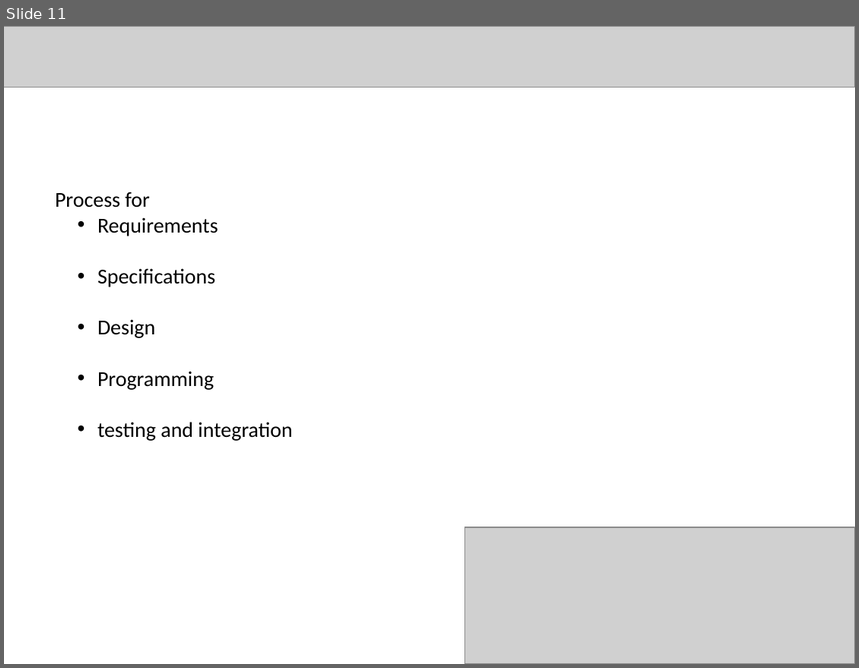
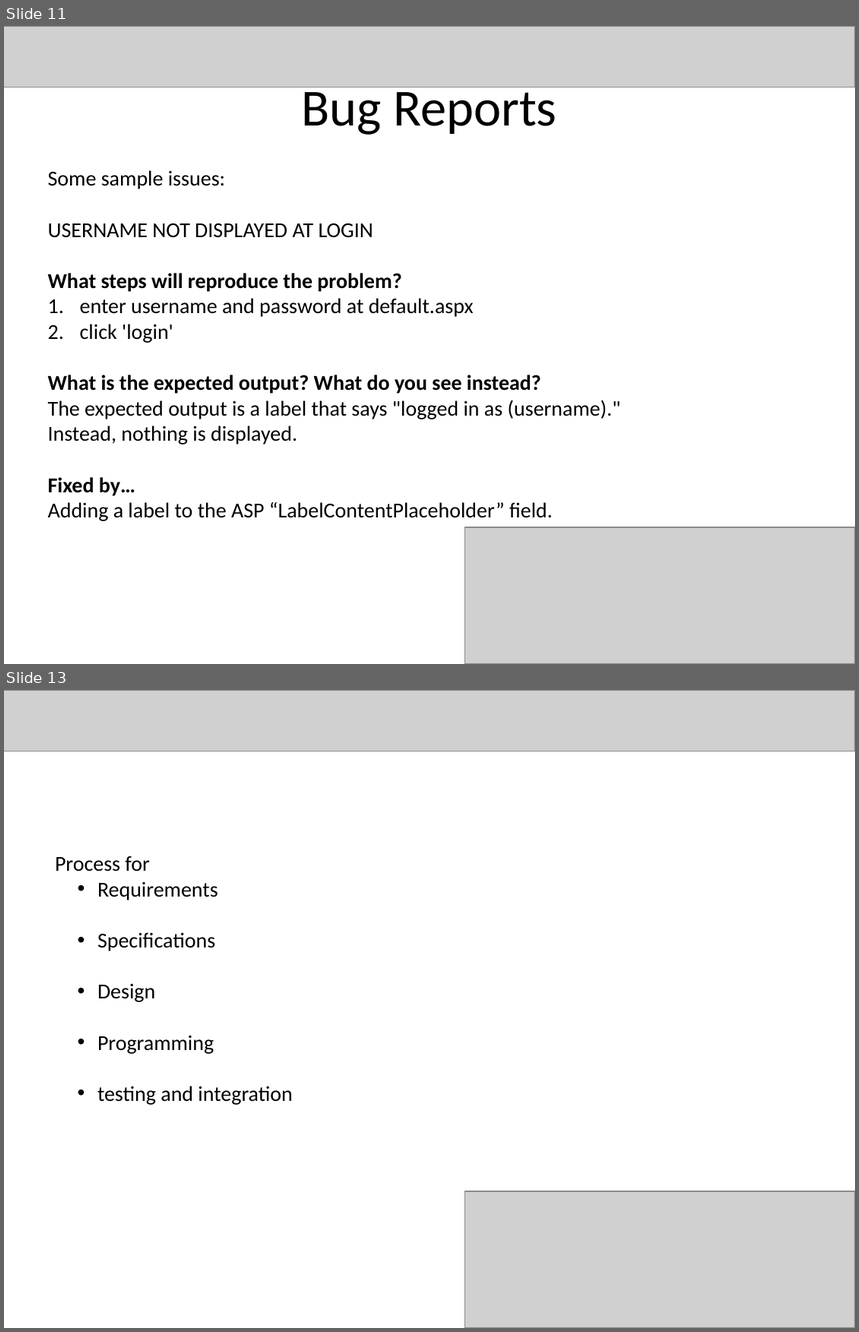
Before and after one commit to bjarratt/csce431-team1, a slide deck: FinalPres.pptx. Shown one above the other, each under a label of ours: slide 11 before the commit, slides 11 and 13 after it; the slides between them are not shown. The pictures are 859x668 and 859x1332 pixels, drawn with LibreOffice and Linux fonts; fonts in the diff are those of the drawing; grey boxes stand for pictures. Boxes give left, top, right and bottom in pixels: in the first picture for what was removed or moved away, otherwise in the second. Text is boxed around its words. In the diff, an @@ line names an element or a change of style, - is before the commit and + after.

```diff
--- a/FinalPres.pptx
+++ b/FinalPres.pptx
@@ slide 11 added at [4,26,855,664], background #FFFFFF @@
@@ picture added at [4,26,855,88] @@
@@ title added at [302,82,557,135], 44 pt, text #000000 @@
+Bug Reports
@@ text added at [48,170,621,522], 18 pt, text #000000 @@
+Some sample issues:
+USERNAME NOT DISPLAYED AT LOGIN
+What steps will reproduce the problem?
+1. enter username and password at default.aspx
+2. click 'login'
+What is the expected output? What do you see instead?
+The expected output is a label that says "logged in as (username)."
+Instead, nothing is displayed.
+Fixed by…
+Adding a label to the ASP “LabelContentPlaceholder” field.
@@ picture added at [465,528,855,664] @@
@@ what was slide 11 is now slide 13 @@
```
Also in this commit, not shown: 2 slides changed, 2 other slides added, 1 slide removed.
